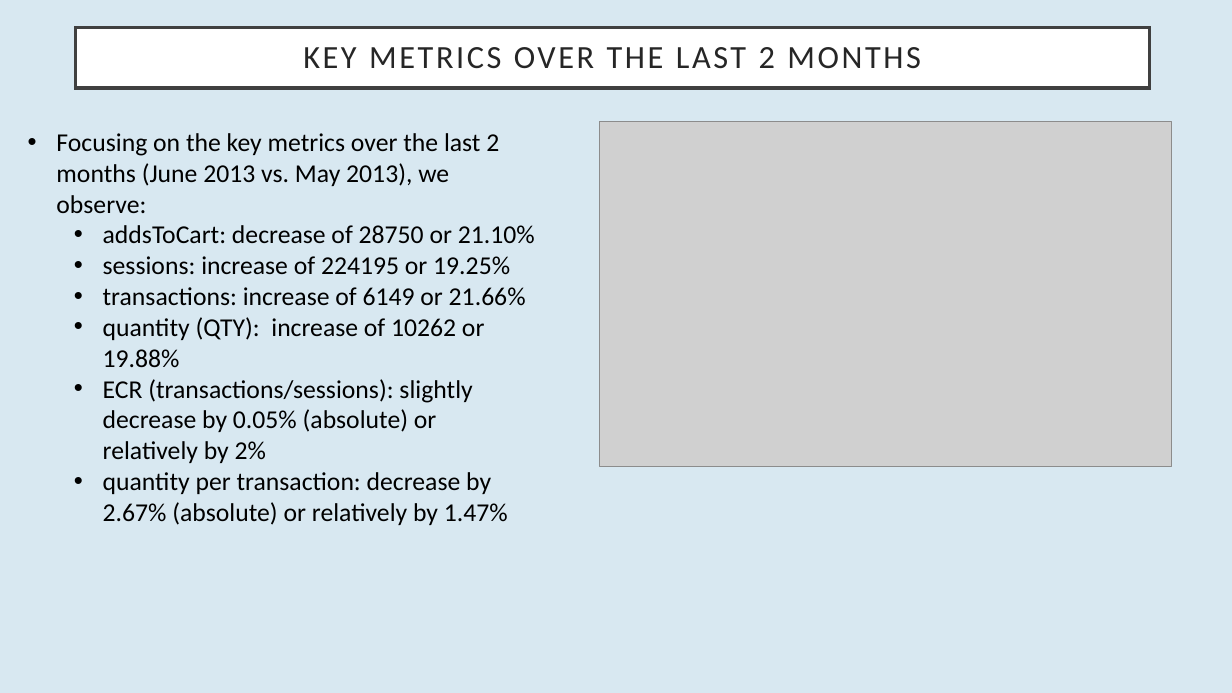
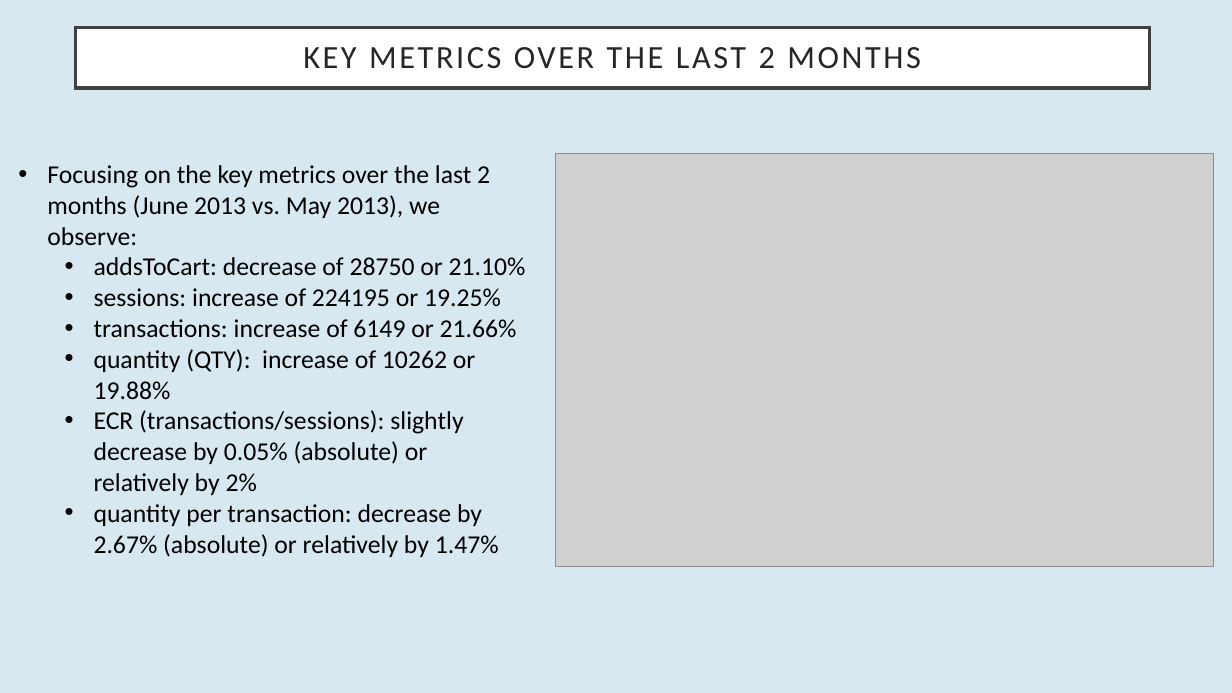
Before and after one commit to AlexV97/IXIS_analysis, a slide deck: slide 4 of IXIS_data_challenge_slidedeck.pptx. Drawn at 1232x693 pixels with LibreOffice and Linux fonts; fonts in the diff are those of the drawing; grey boxes stand for pictures. Boxes give left, top, right and bottom in pixels: in the first picture for what was removed or moved away, otherwise in the second. Text is boxed around its words. In the diff, an @@ line names an element or a change of style, - is before the commit and + after.

```diff
--- a/IXIS_data_challenge_slidedeck.pptx
+++ b/IXIS_data_challenge_slidedeck.pptx
@@ text "Focusing on the key metrics ...": place and size @@
-text "Focusing on the key metrics ..." at (56,133,535,525)
+text "Focusing on the key metrics ..." at (47,165,526,557)
@@ picture: place and size @@
-picture at (600,121,1172,467)
+picture at (555,153,1214,567)
```
Also in this commit, not shown: 2 other slides changed, 1 slide added, 4 other files.
